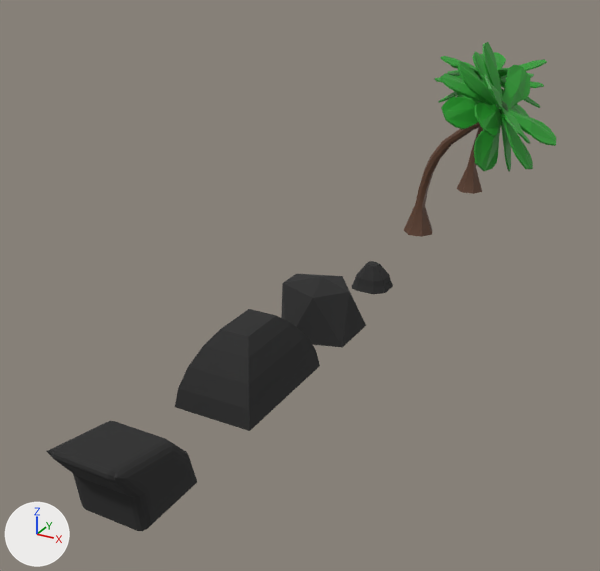
One commit to the Blender file Props.blend: the scene before it, then after it.
Both versions are drawn from a 50 mm camera at (48.4, -159.9, 50.1) aimed at (-4.4, -63.8, 2.1). Lighting does not change. The marker at lower left points along +X, +Y and +Z. The older version comes first.
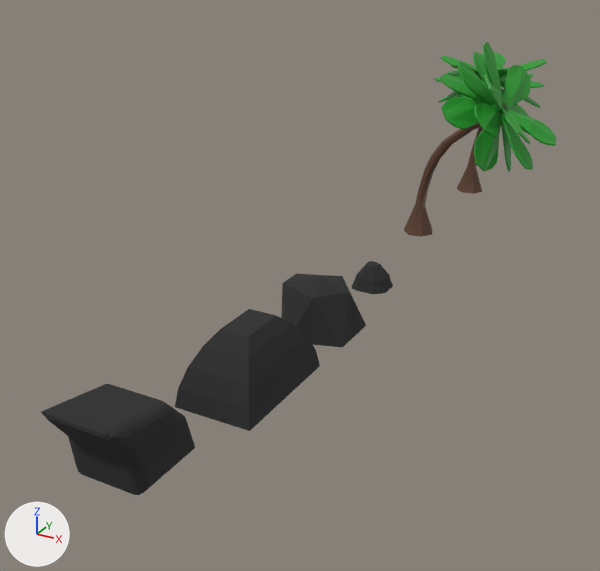
Changed parts and their boxes [x1, y1, x2, y2] in the pictures (600 x 571 px):
'Cube.002', moved
    before: [47, 421, 197, 531]
    after: [41, 384, 195, 495]

Diff of the bpy script that builds the scene:
```diff
--- a/Props.blend.py
+++ b/Props.blend.py
@@ ob_cube_002 @@
 ob_cube_002 = bpy.data.objects.new('Cube.002', me_cube_002)
-ob_cube_002.location = (-0.1, -106.0, 0.1)
+ob_cube_002.location = (-0.1, -106.0, 4.5)
 ob_cube_002.scale = (5.07, 5.07, 5.07)
```
